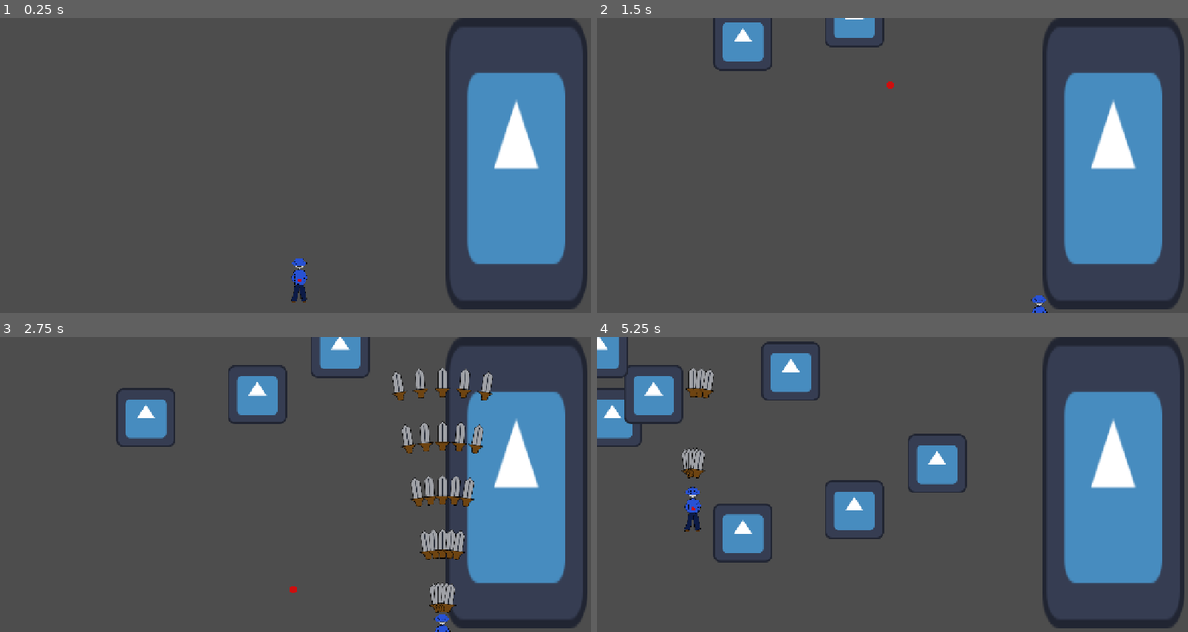
Above: before the commit, frames 1-4 (two rows, left to right).
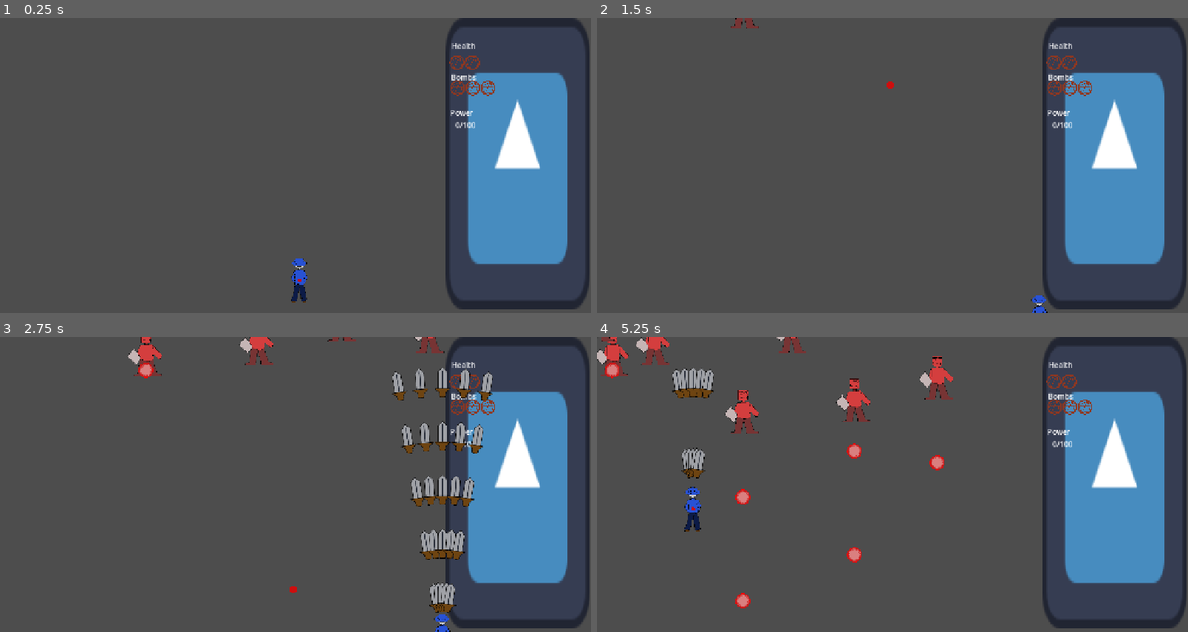
Above: after the commit, the same moments.

Repository: godzillafan69420/stupid-project-remastered
Game: Godot game, scene res://levels/stage_1_act_1.tscn
Two runs of this game, one before a commit and one after it. Both use one fixed random seed, a clock stepped at 60 frames per second and the inputs below. The engine's default icon, where the game draws it, is replaced by a stand-in: a white triangle on a blue panel in a dark square.
Inputs (mouse positions are in pixels of both pictures, inside the frame that each line leads up to):
- Up to frame 1 (0.25 s): no input
- Up to frame 2 (1.5 s): tap Enter at 0.5 s; move the mouse to (1022, 150) at 0.52 s; hold Right (right) 0.53-1.28 s; tap X (bomb) at 0.6, 1.35 s; click (1022, 150) at 0.67 s; move the mouse to (774, 180) at 1.27 s; hold Down (down) from 1.28 s (still down)
- Up to frame 3 (2.75 s): move the mouse to (354, 419) at 2.02 s; release Down (down) at 2.03 s; hold Right (right) from 2.03 s (still down); hold Z (shoot) from 2.03 s (still down); tap X (bomb) at 2.3 s
- Up to frame 4 (5.25 s): move the mouse to (862, 543) at 2.77 s; release Right (right) at 2.78 s; release Z (shoot) at 2.78 s; hold Up (up) 2.78-3.53 s; tap Alt at 2.85 s; click (862, 543) at 2.92 s; tap X (bomb) at 3.05, 3.6, 4.35 s; move the mouse to (1069, 528) at 3.52 s; hold Left (left) 3.53-5.03 s; move the mouse to (715, 440) at 4.27 s; move the mouse to (922, 484) at 5.02 s; hold Down (down) from 5.03 s (still down); hold Z (shoot) from 5.03 s (still down); click (922, 484) at 5.17 s

The runs differ from the first frame. In frame 1, 1.8% of the frame differs, in the area x 76-100%, y 0-98%; in frame 2, 3.5%; in frame 3, 5.8%; in frame 4, 11%, in the area x 0-100%, y 0-98%.

Commit message:
added ui and stuff and more art

Diff:
--- a/custom_resources/item_resource.gd
+++ b/custom_resources/item_resource.gd
@@ -1,10 +1,12 @@
 extends Resource
 class_name item_resource
 
-var item_types: Array[String] = ["soul", "bomb", "power"]
-@export var item: int
+enum item_types {health, bomb, power}
+
+
+@export var item: item_types
 @export var given: int
 
-func _init(what_item:int = 0, how_much:int = 1) -> void:
+func _init(what_item = item_types.health, how_much:int = 1) -> void:
 	item = what_item
 	given = how_much
--- a/enemies/enemies.tscn
+++ b/enemies/enemies.tscn
@@ -1,30 +1,40 @@
 [gd_scene format=3 uid="uid://c17n51e08d3qj"]
 
 [ext_resource type="Script" uid="uid://d2t1887qpphct" path="res://scripts/enemies.gd" id="1_g5tt5"]
-[ext_resource type="Texture2D" uid="uid://7ubcx81r3ow8" path="res://icon.svg" id="1_gu34h"]
 [ext_resource type="Script" uid="uid://cn7sqiiaw515k" path="res://custom_resources/enemy_resource.gd" id="2_dle7p"]
+[ext_resource type="PackedScene" uid="uid://dop0k6jsow6yq" path="res://enemies/red_balls.tscn" id="3_ue28p"]
+[ext_resource type="Script" uid="uid://bx2oyeqtok2ho" path="res://custom_resources/pattern_resource.gd" id="4_atllv"]
+[ext_resource type="Texture2D" uid="uid://dogpx1mor6pvx" path="res://art/vman.png" id="5_ue28p"]
 
 [sub_resource type="Resource" id="Resource_v8hav"]
 script = ExtResource("2_dle7p")
-speed = 100
+speed = 50
 Hitpoint = 50.0
 metadata/_custom_type_script = "uid://cn7sqiiaw515k"
 
+[sub_resource type="Resource" id="Resource_dvtim"]
+script = ExtResource("4_atllv")
+bullet_scene = ExtResource("3_ue28p")
+metadata/_custom_type_script = "uid://bx2oyeqtok2ho"
+
 [sub_resource type="RectangleShape2D" id="RectangleShape2D_ot6j1"]
-size = Vector2(117, 119)
+size = Vector2(70, 95)
 
 [node name="v_mans" type="Area2D" unique_id=1331669204]
 script = ExtResource("1_g5tt5")
 enemy_stats = SubResource("Resource_v8hav")
+active_pattern = SubResource("Resource_dvtim")
 
 [node name="CollisionShape2D" type="CollisionShape2D" parent="." unique_id=1786119438]
-position = Vector2(-0.5, 0.5)
+position = Vector2(-1, 0.5)
 shape = SubResource("RectangleShape2D_ot6j1")
 
 [node name="Sprite2D" type="Sprite2D" parent="." unique_id=51616480]
-texture = ExtResource("1_gu34h")
+scale = Vector2(0.5, 0.5)
+texture = ExtResource("5_ue28p")
 
 [node name="Shoot_interval" type="Timer" parent="." unique_id=2009250858]
+wait_time = 1.5
 autostart = true
 
 [connection signal="area_entered" from="." to="." method="_on_area_entered"]
--- a/enemies/red_balls.tscn
+++ b/enemies/red_balls.tscn
@@ -1,8 +1,8 @@
 [gd_scene format=3 uid="uid://dop0k6jsow6yq"]
 
 [ext_resource type="Script" uid="uid://d16y8kt0h826a" path="res://scripts/bullet.gd" id="1_i8s11"]
-[ext_resource type="Texture2D" uid="uid://7ubcx81r3ow8" path="res://icon.svg" id="2_p5sea"]
 [ext_resource type="Script" uid="uid://br2rh1gqxr8tl" path="res://custom_resources/bullet_resource.gd" id="2_y8pa0"]
+[ext_resource type="Texture2D" uid="uid://bhimkmfxli6nn" path="res://art/red_ball_of_doom.png" id="3_p5sea"]
 
 [sub_resource type="Resource" id="Resource_i8s11"]
 script = ExtResource("2_y8pa0")
@@ -11,14 +11,16 @@
 destroy_on_impact = true
 metadata/_custom_type_script = "uid://br2rh1gqxr8tl"
 
-[sub_resource type="RectangleShape2D" id="RectangleShape2D_ot6j1"]
+[sub_resource type="CircleShape2D" id="CircleShape2D_ue28p"]
+radius = 15.033297
 
 [node name="red_balls" type="Area2D" unique_id=1954660282]
 script = ExtResource("1_i8s11")
 bullet_stats = SubResource("Resource_i8s11")
 
 [node name="CollisionShape2D" type="CollisionShape2D" parent="." unique_id=1328706488]
-shape = SubResource("RectangleShape2D_ot6j1")
+shape = SubResource("CircleShape2D_ue28p")
 
 [node name="Sprite2D" type="Sprite2D" parent="." unique_id=1731650142]
-texture = ExtResource("2_p5sea")
+scale = Vector2(0.5, 0.5)
+texture = ExtResource("3_p5sea")
--- a/items/bomb_item.tscn
+++ b/items/bomb_item.tscn
@@ -1,12 +1,19 @@
 [gd_scene format=3 uid="uid://ccx7seyahv755"]
 
 [ext_resource type="Script" uid="uid://cpiepseokiskc" path="res://items/item.gd" id="1_fs2ea"]
+[ext_resource type="Script" uid="uid://cprdy31mwitbj" path="res://custom_resources/item_resource.gd" id="2_0gnl5"]
 [ext_resource type="Texture2D" uid="uid://blekrb2bhcn2u" path="res://art/red_hitbox.png" id="2_yi5ob"]
+
+[sub_resource type="Resource" id="Resource_rqckr"]
+script = ExtResource("2_0gnl5")
+item = 1
+metadata/_custom_type_script = "uid://cprdy31mwitbj"
 
 [sub_resource type="RectangleShape2D" id="RectangleShape2D_ot6j1"]
 
 [node name="bomb_item" type="Area2D" unique_id=1771443674]
 script = ExtResource("1_fs2ea")
+identifier = SubResource("Resource_rqckr")
 
 [node name="CollisionShape2D" type="CollisionShape2D" parent="." unique_id=888218938]
 shape = SubResource("RectangleShape2D_ot6j1")
@@ -17,4 +24,5 @@
 [node name="Timer" type="Timer" parent="." unique_id=404903385]
 autostart = true
 
+[connection signal="area_entered" from="." to="." method="_on_area_entered"]
 [connection signal="timeout" from="Timer" to="." method="_on_timer_timeout"]
--- a/items/item.gd
+++ b/items/item.gd
@@ -5,6 +5,25 @@
 var speed = 1
 
 
+
 func _process(delta: float) -> void:
 	speed += made_up_gravity
 	position.y += speed * delta
+
+
+
+
+
+func _on_area_entered(area: Area2D) -> void:
+	if area.is_in_group("player_collection_system"):
+		match int(identifier.item):
+			identifier.item_types.health:
+				PlayerInv.player_HP += 1
+				Eventbus.update_ui.emit()
+			identifier.item_types.bomb:
+				PlayerInv.player_bombs += 1
+				Eventbus.update_ui.emit()
+			identifier.item_types.power:
+				PlayerInv.player_power += 1
+				Eventbus.update_ui.emit()
+		queue_free()
--- a/levels/Main_level_hander.gd
+++ b/levels/Main_level_hander.gd
@@ -2,6 +2,8 @@
 
 @export var enemy_pool: Array[PackedScene]
 @export var enemy_spawn_interval: float
+
+@onready var boss_timer: Timer = $Boss_timer
 
 @export var boss_scene:PackedScene
 
@@ -15,7 +17,7 @@
 func _spawn_enemies_on_random():
 	var new_enemy = enemy_pool[0].instantiate()
 	new_enemy.position.x = randf_range(0,  950)
-	new_enemy.position.y = 0
+	new_enemy.position.y = -50
 	new_enemy.add_to_group("enemies")
 	add_child(new_enemy)
 
--- /dev/null
+++ b/levels/ui.gd
@@ -0,0 +1,28 @@
+extends Control
+
+@onready var health = $TextureRect/Health
+@onready var bomb = $TextureRect/bomb
+@onready var power = $"TextureRect/power"
+@onready var money = $TextureRect/Health
+
+const icon = preload("res://art/health_bar.png")
+
+func _ready() -> void:
+	_change_ui()
+	Eventbus.update_ui.connect(_change_ui)
+
+
+func _change_ui()-> void:
+	for child in health.get_children():
+		child.queue_free()
+	for child in bomb.get_children():
+		child.queue_free()
+	for i in range(PlayerInv.player_HP-1):
+		var new_display = TextureRect.new()
+		new_display.texture = icon
+		health.add_child(new_display)
+	for i in range(PlayerInv.player_bombs-1):
+		var new_display = TextureRect.new()
+		new_display.texture = icon
+		bomb.add_child(new_display)
+	power.text = str(PlayerInv.player_power)+ "/100"
--- a/levels/ui.tscn
+++ b/levels/ui.tscn
@@ -1,6 +1,7 @@
 [gd_scene format=3 uid="uid://c1elrqbltem3u"]
 
 [ext_resource type="Texture2D" uid="uid://7ubcx81r3ow8" path="res://icon.svg" id="1_ltyi1"]
+[ext_resource type="Script" uid="uid://b60wrs7qul77i" path="res://levels/ui.gd" id="1_vt5b8"]
 
 [node name="UI" type="Control" unique_id=883013753]
 layout_mode = 3
@@ -8,9 +9,58 @@
 offset_left = 964.0
 offset_right = 1276.0
 offset_bottom = 640.0
+script = ExtResource("1_vt5b8")
 
 [node name="TextureRect" type="TextureRect" parent="." unique_id=1606421249]
 layout_mode = 0
-offset_right = 308.0
+offset_right = 314.0
 offset_bottom = 633.0
 texture = ExtResource("1_ltyi1")
+
+[node name="Health" type="HBoxContainer" parent="TextureRect" unique_id=495245064]
+layout_mode = 0
+offset_left = 10.0
+offset_top = 81.0
+offset_right = 1194.0
+offset_bottom = 209.0
+scale = Vector2(0.25, 0.25)
+
+[node name="bomb" type="HBoxContainer" parent="TextureRect" unique_id=1169489189]
+layout_mode = 0
+offset_left = 11.0
+offset_top = 136.0
+offset_right = 1195.0
+offset_bottom = 264.0
+scale = Vector2(0.25, 0.25)
+
+[node name="HP_label" type="Label" parent="TextureRect" unique_id=84581877]
+layout_mode = 0
+offset_left = 14.0
+offset_top = 49.0
+offset_right = 66.0
+offset_bottom = 72.0
+text = "Health"
+
+[node name="Bomb_label" type="Label" parent="TextureRect" unique_id=1452607532]
+layout_mode = 0
+offset_left = 13.0
+offset_top = 117.0
+offset_right = 67.0
+offset_bottom = 140.0
+text = "Bombs"
+
+[node name="power Level" type="Label" parent="TextureRect" unique_id=1539925132]
+layout_mode = 0
+offset_left = 11.0
+offset_top = 194.0
+offset_right = 65.0
+offset_bottom = 217.0
+text = "Power"
+
+[node name="power" type="Label" parent="TextureRect" unique_id=613610428]
+layout_mode = 0
+offset_left = 22.0
+offset_top = 221.0
+offset_right = 76.0
+offset_bottom = 244.0
+text = "0/100"
--- a/player_stuff/timmy.tscn
+++ b/player_stuff/timmy.tscn
@@ -27,6 +27,9 @@
 [sub_resource type="CircleShape2D" id="CircleShape2D_ot6j1"]
 radius = 4.0
 
+[sub_resource type="CircleShape2D" id="CircleShape2D_tsvnc"]
+radius = 44.922153
+
 [node name="player" type="Node2D" unique_id=1445521221]
 script = ExtResource("1_fp3om")
 player_stats = SubResource("Resource_fp3om")
@@ -36,9 +39,9 @@
 scale = Vector2(0.5, 0.5)
 texture = ExtResource("4_43wku")
 
-[node name="Area2D" type="Area2D" parent="." unique_id=1606721880]
+[node name="hurt_box" type="Area2D" parent="." unique_id=1606721880 groups=["player"]]
 
-[node name="CollisionShape2D" type="CollisionShape2D" parent="Area2D" unique_id=453743991]
+[node name="CollisionShape2D" type="CollisionShape2D" parent="hurt_box" unique_id=453743991]
 shape = SubResource("CircleShape2D_ot6j1")
 
 [node name="movement" type="Node" parent="." unique_id=95978633]
@@ -50,5 +53,10 @@
 scale = Vector2(0.5, 0.5)
 texture = ExtResource("5_ajkmv")
 
-[connection signal="area_entered" from="Area2D" to="." method="_on_area_2d_area_entered"]
+[node name="collect_system" type="Area2D" parent="." unique_id=1448015776 groups=["player_collection_system"]]
+
+[node name="CollisionShape2D" type="CollisionShape2D" parent="collect_system" unique_id=1081584027]
+shape = SubResource("CircleShape2D_tsvnc")
+
+[connection signal="area_entered" from="hurt_box" to="." method="_on_area_2d_area_entered"]
 [connection signal="timeout" from="shoot interval" to="." method="_on_shoot_interval_timeout"]
--- a/project.godot
+++ b/project.godot
@@ -19,6 +19,7 @@
 
 Data="*uid://c6stp0ts5kc5"
 PlayerInv="*uid://dlkuh7bneihmh"
+Eventbus="*uid://ddp2tqylnvmuc"
 
 [display]
 
@@ -36,6 +37,8 @@
 player_bullet=""
 enemies=""
 enemy_bullet=""
+player=""
+player_collection_system=""
 
 [input]
 
--- a/scripts/enemies.gd
+++ b/scripts/enemies.gd
@@ -7,6 +7,10 @@
 @export var aimed_at_player: bool = false
 var enemy_HP: float
 var playable_player
+
+@export var curve: float = 0.0
+
+@export var patterns: bool = false
 
 func _ready() -> void:
 	enemy_HP = enemy_stats.Hitpoint
@@ -31,23 +35,36 @@
 
 
 func _on_shoot_interval_timeout() -> void:
-	if not active_pattern or not active_pattern.bullet_scene:
-		return
+	if (active_pattern or  active_pattern.bullet_scene) and patterns:
 
-	var player_pos = playable_player.global_position if playable_player else Vector2.ZERO
 
-	# Ask the Resource file to do the math heavy lifting
-	var spawns = active_pattern.calculate_bullet_vectors(global_position, player_pos, aimed_at_player)
+		var player_pos = playable_player.global_position if playable_player else Vector2.ZERO
 
-	# Physically spawn the calculated outputs
-	for data in spawns:
-		var bullet = active_pattern.bullet_scene.instantiate()
-		bullet.global_position = global_position
-		bullet.direction = data["direction"]
-		bullet.add_to_group("enemy_bullet")
+		# Ask the Resource file to do the math heavy lifting
+		var spawns = active_pattern.calculate_bullet_vectors(global_position, player_pos, aimed_at_player)
 
-		# Optional: pass down curving properties to your bullet scene
-		if "curve" in bullet:
-			bullet.curve = data["curve"]
+		# Physically spawn the calculated outputs
+		for data in spawns:
+			var new_bullet = active_pattern.bullet_scene.instantiate()
+			new_bullet.global_position = global_position
+			new_bullet.direction = data["direction"]
+			new_bullet.add_to_group("enemy_bullet")
 
-		get_parent().add_child(bullet)
+			# Optional: pass down curving properties to your bullet scene
+			if "curve" in new_bullet:
+				new_bullet.curve = data["curve"]
+
+			get_parent().add_child(new_bullet)
+
+	else:
+		var new_bullet = active_pattern.bullet_scene.instantiate()
+		new_bullet.global_position = global_position
+		if aimed_at_player:
+			new_bullet.direction = playable_player.position - position
+		else:
+			new_bullet.direction = Vector2.DOWN
+
+		new_bullet.add_to_group("enemy_bullet")
+		if "curve" in new_bullet:
+				new_bullet.curve = curve
+		get_parent().add_child(new_bullet)
--- /dev/null
+++ b/scripts/eventbus.gd
@@ -0,0 +1,4 @@
+extends Node
+
+@warning_ignore("unused_signal")
+signal update_ui
Binary file added: art/health_bar.png
Not shown, added: art/health_bar.png.import
Binary file added: art/red_ball_of_doom.png
Not shown, added: art/red_ball_of_doom.png.import
Binary file added: art/vman.png
Not shown, added: art/vman.png.import
Not shown, added: levels/ui.gd.uid
Not shown, added: music/Kevin.mp3.import
Not shown, added: music/death.mp3.import
Not shown, added: music/not working in progress i think.mp3.import
Not shown, added: scripts/eventbus.gd.uid
Not shown, added: music/Kevin.mp3
(and 2 more such lines)
